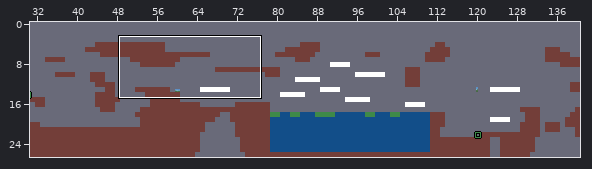
LDtk project -- assets/maps/map01/world01.ldtk. Above, an overview of the earlier version with the close-up marked.
Close-up. First the earlier version:
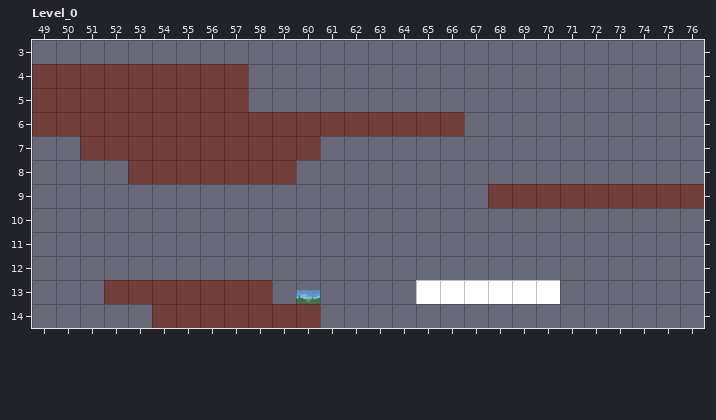
Cells are 16x16 px. Shown: Level_0 x 49..76, y 3..14. The commit also changed other parts of the map, which this record leaves out. The old version is drawn lined up with the new one.
After the commit:
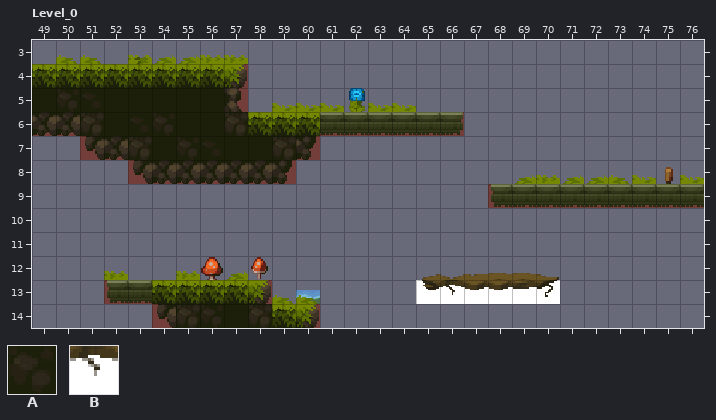
Key: from "IntGrid": A 1 "dirt", B 2 "bridge".
_ is an empty cell, . an unchanged one.
Tiles of an added or newly shown layer are drawn over the layers below it.
Change:
map size 217x27 -> 224x27 cells
--- layer "IntGrid" (now shown)
@@ x 49..76 @@
- 4 _________...................
- 5 _________...................
- 6 __________________..........
- 7 ..__________................
- 8 ...._______.................
- 9 ..................._________
+ 4 AAAAAAAAA...................
+ 5 AAAAAAAAA...................
+ 6 AAAAAAAAAAAAAAAAAA..........
+ 7 ..AAAAAAAAAA................
+ 8 ....AAAAAAA.................
+ 9 ...................AAAAAAAAA
@@ x 52..70 @@
-13 _______......______
-14 .._______..........
+13 AAAAAAA......BBBBBB
+14 ..AAAAAAA..........
